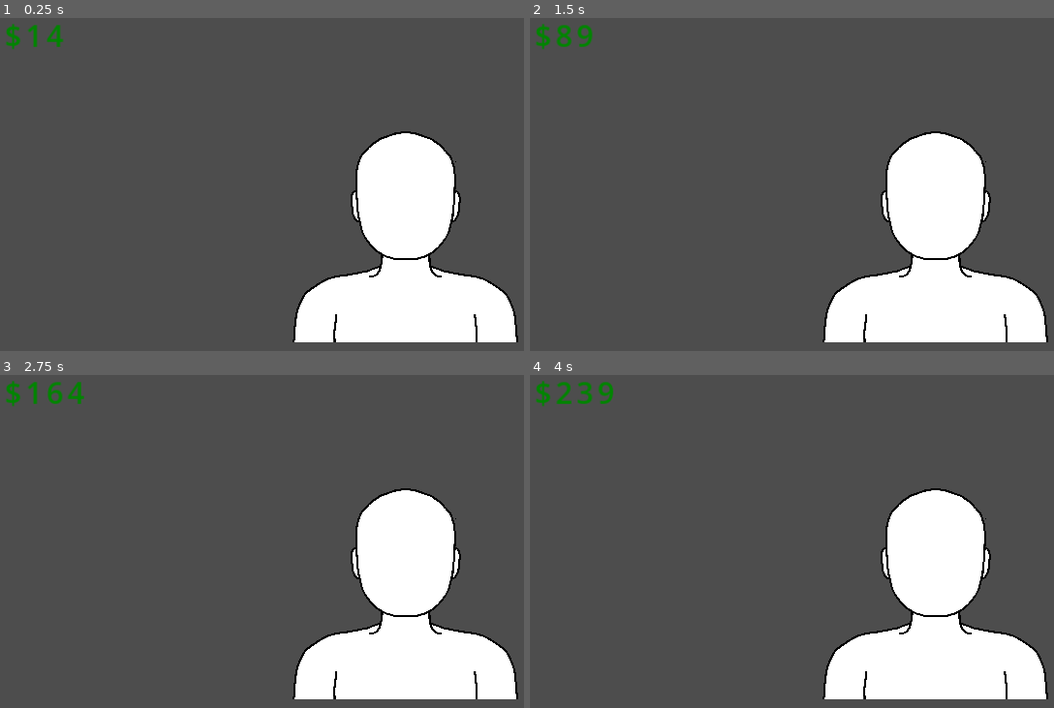
Above: before the commit, frames 1-4 (two rows, left to right).
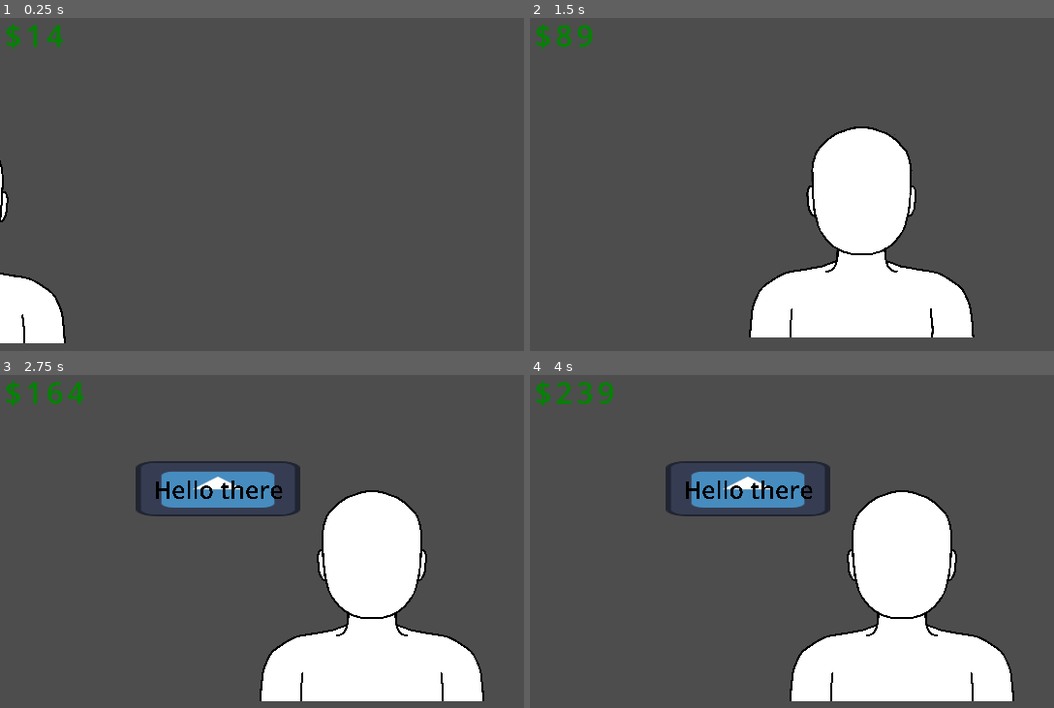
Above: after the commit, the same moments.

Repository: Routund/pawncepts
Game: Godot game, scene res://Scenes/Shop.tscn
Two runs of this game, one before a commit and one after it. Both use one fixed random seed, a clock stepped at 60 frames per second and the inputs below. The engine's default icon, where the game draws it, is replaced by a stand-in: a white triangle on a blue panel in a dark square.
Inputs:
- Up to frame 1 (0.25 s): no input
- Up to frame 2 (1.5 s): no input
- Up to frame 3 (2.75 s): no input
- Up to frame 4 (4 s): no input

The runs differ from the first frame. In frame 1, 17% of the frame differs, in the area x 0-99%, y 34-98%; in frame 2, 18%, in the area x 41-99%, y 32-98%; in frame 3, 12%; in frame 4, 12%.

Commit message:
Working on speech bubble and customers talking

Diff:
--- a/Scenes/Shop.tscn
+++ b/Scenes/Shop.tscn
@@ -1,8 +1,11 @@
-[gd_scene load_steps=6 format=3 uid="uid://so1vseffcoo2"]
+[gd_scene load_steps=10 format=3 uid="uid://so1vseffcoo2"]
 
 [ext_resource type="Script" path="res://Scripts/Money.gd" id="1_dygwe"]
+[ext_resource type="Script" path="res://Scripts/Shop_Manager.gd" id="1_ruhxm"]
 [ext_resource type="Texture2D" uid="uid://bbk2g748hlv51" path="res://Assets/person_base.png" id="2_q2o5f"]
-[ext_resource type="Script" path="res://Scenes/Customer_functions.gd" id="3_x5wk7"]
+[ext_resource type="Script" path="res://Scripts/Customer_functions.gd" id="3_x5wk7"]
+[ext_resource type="Script" path="res://Scripts/Speech_manager.gd" id="5_2j8ui"]
+[ext_resource type="Texture2D" uid="uid://bg7r14a7t7y5h" path="res://Assets/icon.svg" id="6_n6cel"]
 
 [sub_resource type="FontVariation" id="FontVariation_uji3a"]
 spacing_glyph = 6
@@ -12,7 +15,12 @@
 font_size = 44
 font_color = Color(0, 0.521569, 0, 1)
 
+[sub_resource type="LabelSettings" id="LabelSettings_anbuk"]
+font_size = 500
+font_color = Color(0, 0, 0, 1)
+
 [node name="Node2D" type="Node2D"]
+script = ExtResource("1_ruhxm")
 
 [node name="Camera2D" type="Camera2D" parent="."]
 position = Vector2(573, 323)
@@ -40,3 +48,36 @@
 scale = Vector2(0.0721125, 0.0710185)
 texture = ExtResource("2_q2o5f")
 script = ExtResource("3_x5wk7")
+
+[node name="Speech_bubble" type="Node2D" parent="Customer"]
+visible = false
+position = Vector2(-3217.2, -2027.64)
+script = ExtResource("5_2j8ui")
+
+[node name="Control" type="Control" parent="Customer/Speech_bubble"]
+layout_mode = 3
+anchors_preset = 0
+offset_right = 40.0
+offset_bottom = 40.0
+
+[node name="NinePatchRect" type="NinePatchRect" parent="Customer/Speech_bubble/Control"]
+layout_mode = 0
+offset_left = -1650.2
+offset_top = -605.476
+offset_right = -1610.2
+offset_bottom = -565.476
+scale = Vector2(84.568, 28.8665)
+texture = ExtResource("6_n6cel")
+
+[node name="Label" type="Label" parent="Customer/Speech_bubble/Control"]
+layout_mode = 0
+offset_left = -1289.65
+offset_top = -352.021
+offset_right = 1392.35
+offset_bottom = 329.979
+text = "Hello there
+"
+label_settings = SubResource("LabelSettings_anbuk")
+
+[connection signal="entered" from="Customer" to="." method="_on_customer_entered"]
+[connection signal="entered" from="Customer" to="Customer/Speech_bubble" method="_on_customer_entered"]
--- /dev/null
+++ b/Scripts/Customer_functions.gd
@@ -0,0 +1,29 @@
+extends Sprite2D
+
+var customer_enter = false
+var customer_leave = false
+signal entered
+signal exited
+# Called when the node enters the scene tree for the first time.
+func _ready():
+	enter()
+	pass # Replace with function body.
+
+# Called every frame. 'delta' is the elapsed time since the previous frame.
+func _process(delta):
+	if(customer_enter):
+		position.x+=450*delta
+		position.y=sin(position.x/20)*8+320
+		if(position.x>=550):
+			entered.emit()
+			customer_enter=false
+	if(customer_leave):
+		position.x-=5*delta
+		position.y=sin(5*position.x)*8+320
+		if(position.x==600):
+			customer_leave==false
+	pass
+
+func enter():
+	customer_enter=true
+	position=Vector2(-185,320)
--- /dev/null
+++ b/Scripts/Shop_Manager.gd
@@ -0,0 +1,12 @@
+extends Node2D
+
+@onready var customer = get_node("Customer")
+@onready var speech_ballon = get_node("Customer/Speech_bubble")
+# Called when the node enters the scene tree for the first time.
+func _ready():
+	pass # Replace with function body.
+
+
+# Called every frame. 'delta' is the elapsed time since the previous frame.
+func _process(delta):
+	pass
--- /dev/null
+++ b/Scripts/Speech_manager.gd
@@ -0,0 +1,19 @@
+extends Node2D
+
+var customerTypes = {
+
+}
+
+# Called when the node enters the scene tree for the first time.
+func _ready():
+	pass # Replace with function body.
+
+
+# Called every frame. 'delta' is the elapsed time since the previous frame.
+func _process(delta):
+	pass
+
+
+func _on_customer_entered():
+	visible=true
+	pass # Replace with function body.
